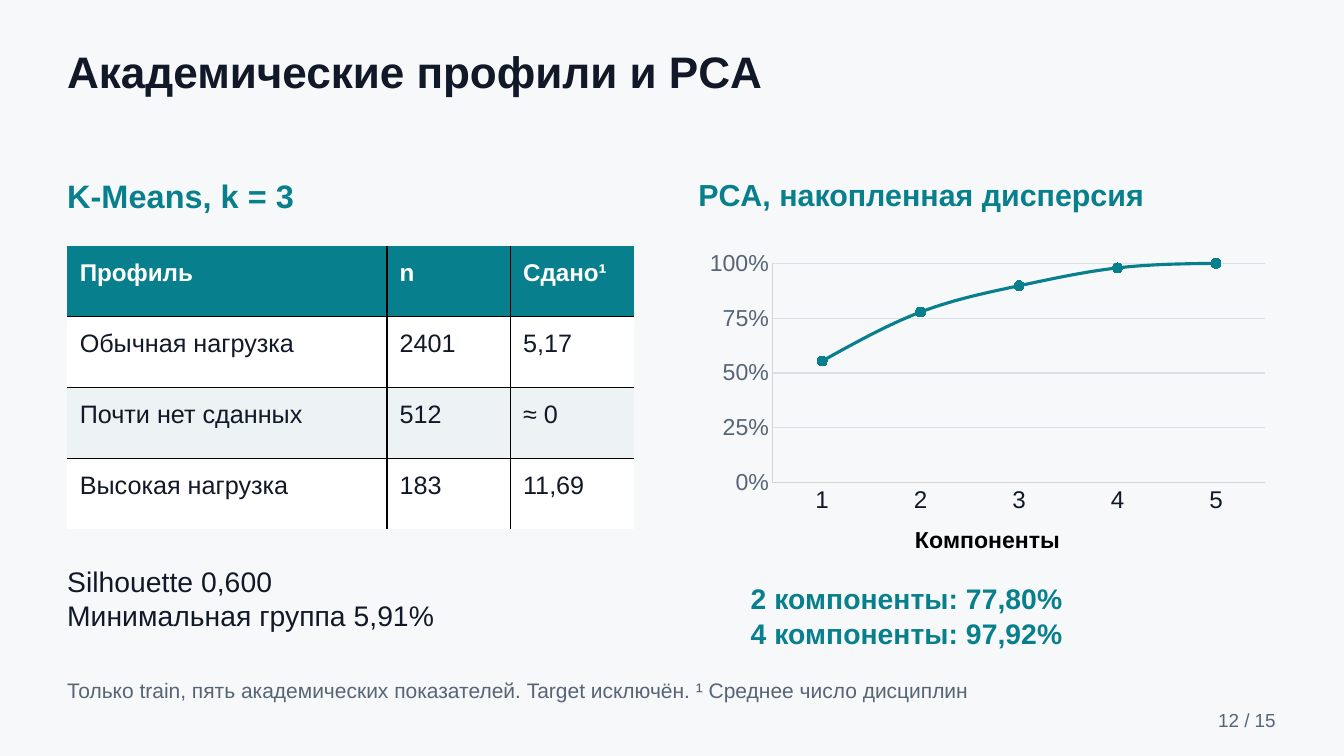
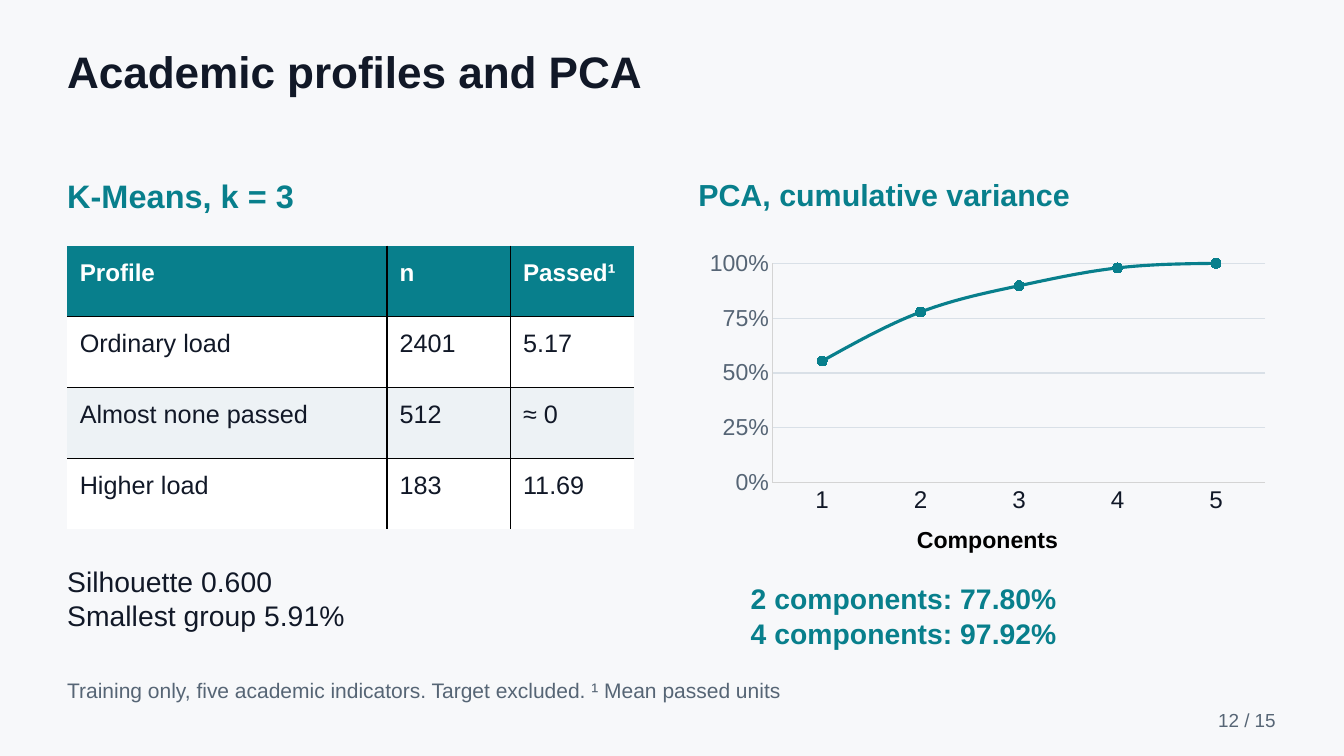
Before and after one commit to ansarchik17/machine_learning_final, a slide deck: slide 12 of output/presentation/student_outcomes_presentation.pptx. Drawn at 1344x756 pixels with LibreOffice and Linux fonts; fonts in the diff are those of the drawing. Boxes give left, top, right and bottom in pixels: in the first picture for what was removed or moved away, otherwise in the second. Text is boxed around its words. In the diff, an @@ line names an element or a change of style, - is before the commit and + after.

```diff
--- a/output/presentation/student_outcomes_presentation.pptx
+++ b/output/presentation/student_outcomes_presentation.pptx
@@ text at bbox=[67, 56, 642, 96]: text changed @@
-Академические профили и PCA
+Academic profiles and PCA
@@ text at bbox=[698, 184, 1069, 211]: text changed @@
-PCA, накопленная дисперсия
+PCA, cumulative variance
@@ table at bbox=[68, 246, 635, 529] @@
-row 1, column 1: Профиль
+row 1, column 1: Profile
-row 1, column 3: Сдано¹
+row 1, column 3: Passed¹
-row 2, column 1: Обычная нагрузка
+row 2, column 1: Ordinary load
-row 2, column 3: 5,17
+row 2, column 3: 5.17
-row 3, column 1: Почти нет сданных
+row 3, column 1: Almost none passed
-row 4, column 1: Высокая нагрузка
+row 4, column 1: Higher load
-row 4, column 3: 11,69
+row 4, column 3: 11.69
@@ line chart at bbox=[699, 244, 1277, 578] @@
@@ category axis title "Компоненты " to "Components " @@
@@ text at bbox=[67, 571, 344, 632]: text changed @@
-Silhouette 0,600
-Минимальная группа 5,91%
+Silhouette 0.600
+Smallest group 5.91%
@@ text at bbox=[751, 589, 1056, 649]: text changed @@
-2 компоненты: 77,80%
-4 компоненты: 97,92%
+2 components: 77.80%
+4 components: 97.92%
@@ text at bbox=[67, 683, 780, 702]: text changed @@
-Только train, пять академических показателей. Target исключён. ¹ Среднее число дисциплин
+Training only, five academic indicators. Target excluded. ¹ Mean passed units
```
Also in this commit, not shown: 13 other slides changed, 1 slide added, 1 slide removed, 21 other files.
